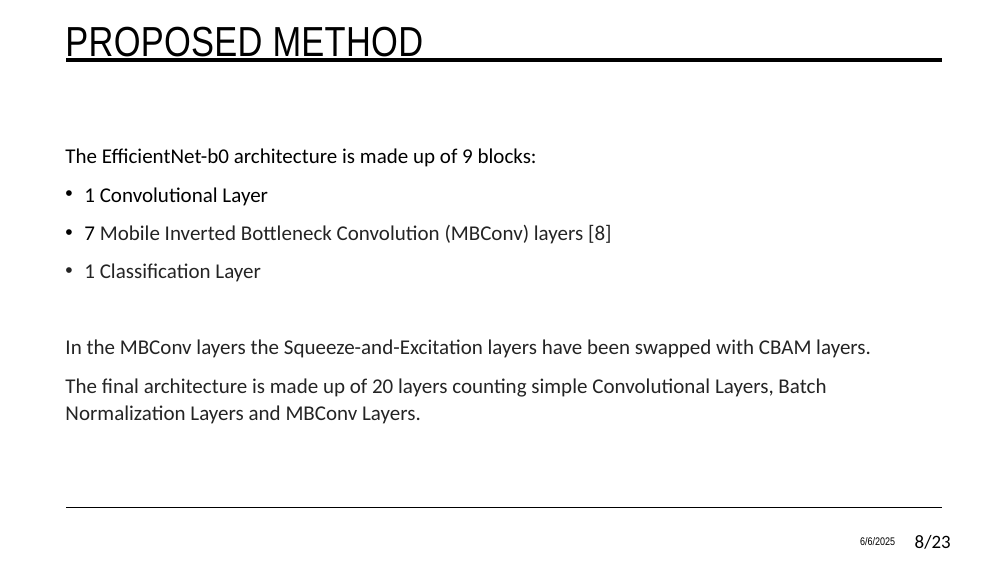
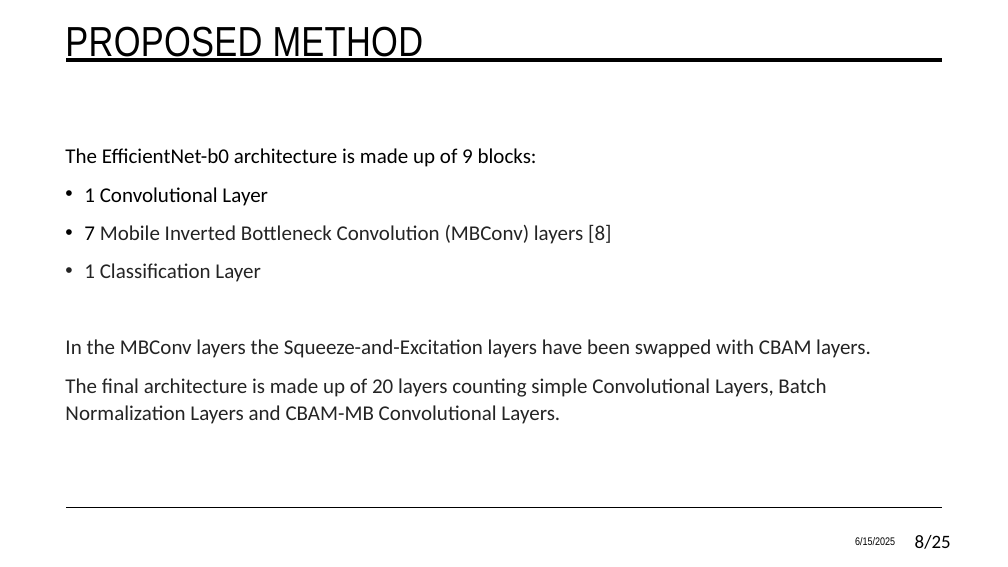
Before and after one commit to Andrea-Caminiti/Improving-Robustness-of-Deepfake-Detectors-through-Gradient-Regularization, a slide deck: slide 8 of Improving Robustness of Deepfake Detectors through Gradient Regularization.pptx. Drawn at 1008x567 pixels with LibreOffice and Linux fonts; fonts in the diff are those of the drawing. Boxes give left, top, right and bottom in pixels: in the first picture for what was removed or moved away, otherwise in the second. Text is boxed around its words. In the diff, an @@ line names an element or a change of style, - is before the commit and + after.

```diff
--- a/Improving Robustness of Deepfake Detectors through Gradient Regularization.pptx
+++ b/Improving Robustness of Deepfake Detectors through Gradient Regularization.pptx
@@ text at [65,378,826,424]: text changed @@
-The final architecture is made up of 20 layers counting simple Convolutional Layers, Batch Normalization Layers and MBConv Layers.
+The final architecture is made up of 20 layers counting simple Convolutional Layers, Batch Normalization Layers and CBAM-MB Convolutional Layers.
@@ text at [855,537,895,545]: text changed @@
-6/6/2025
+6/15/2025
@@ page number at [915,535,951,549]: text changed @@
-8/23
+8/25
```
Also in this commit, not shown: 21 other slides changed, 2 slides added.
